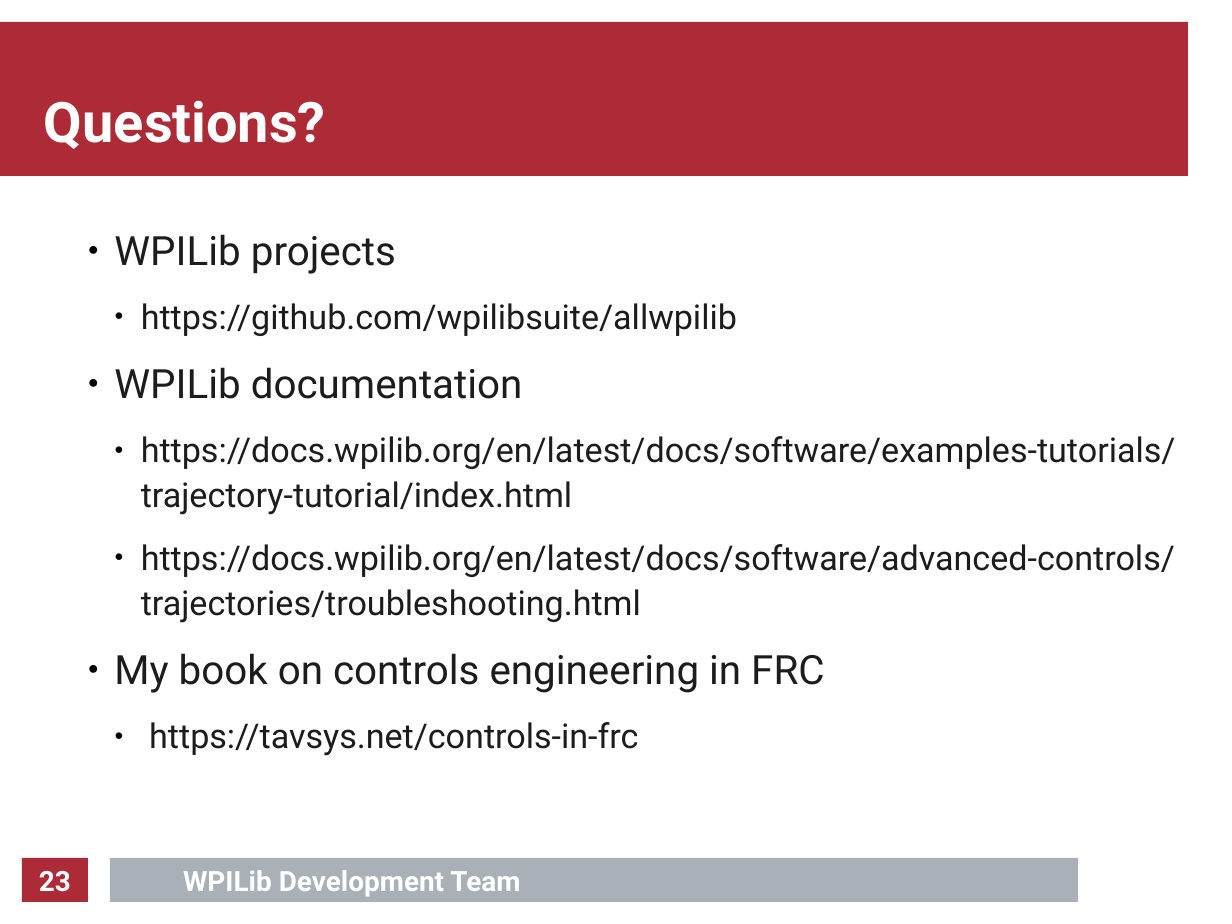
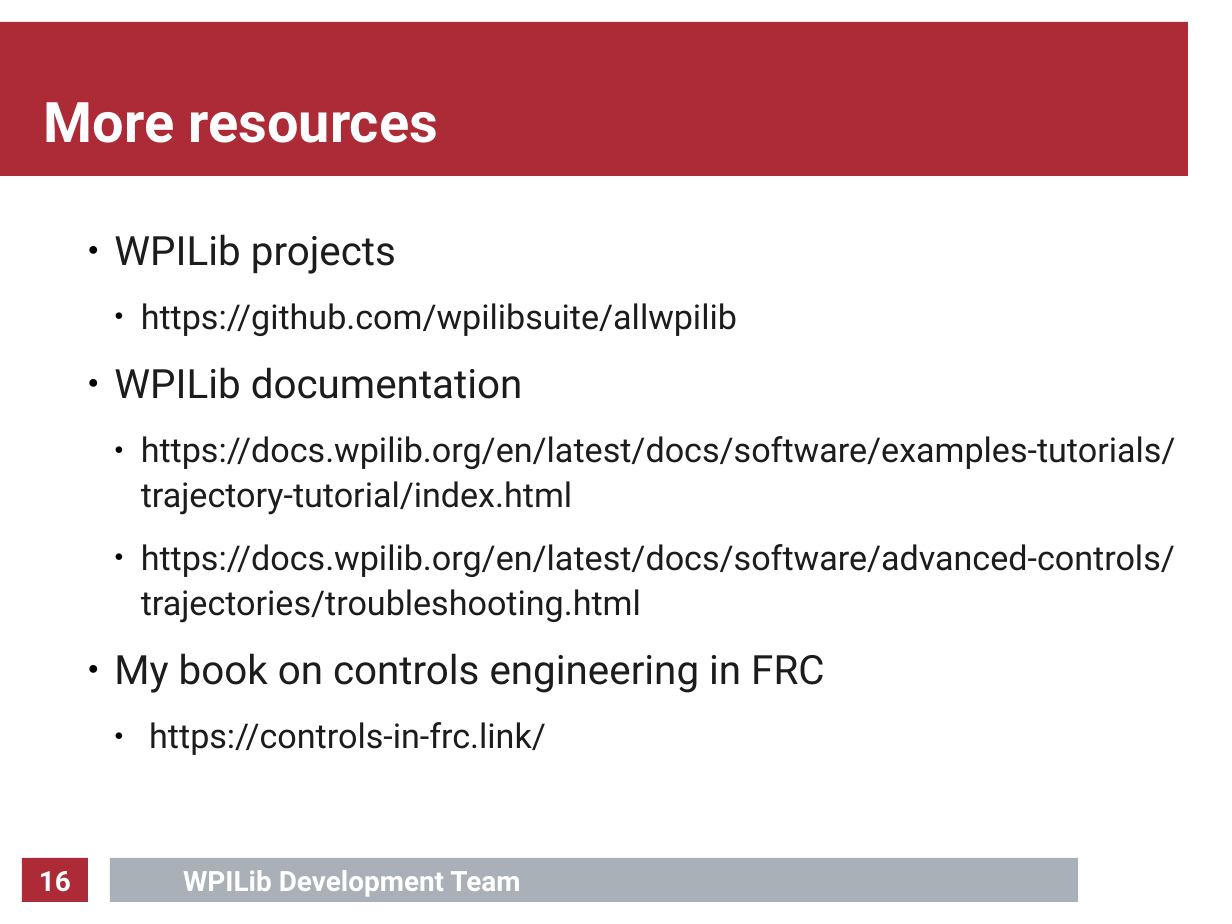
Before and after one commit to calcmogul/auton-driving-presentation, a slide deck: slide 16 of presentation/presentation.odp (slide 23 before the commit). Drawn at 1232x924 pixels with LibreOffice and Linux fonts; fonts in the diff are those of the drawing; background and template pictures are left out. Boxes give left, top, right and bottom in pixels: in the first picture for what was removed or moved away, otherwise in the second. Text is boxed around its words. In the diff, an @@ line names an element or a change of style, - is before the commit and + after.

```diff
--- a/presentation/presentation.odp
+++ b/presentation/presentation.odp
@@ title at <box>44,102,438,143</box>: text changed @@
-Questions?
+More resources
@@ text at <box>141,303,737,755</box>: text changed @@
-  ● https://tavsys.net/controls-in-frc
+  ● https://controls-in-frc.link/
@@ page number at <box>39,871,71,892</box>: text changed @@
-23
+16
```
Also in this commit, not shown: 7 other slides changed, 7 slides added, 14 slides removed, 8 other files.
